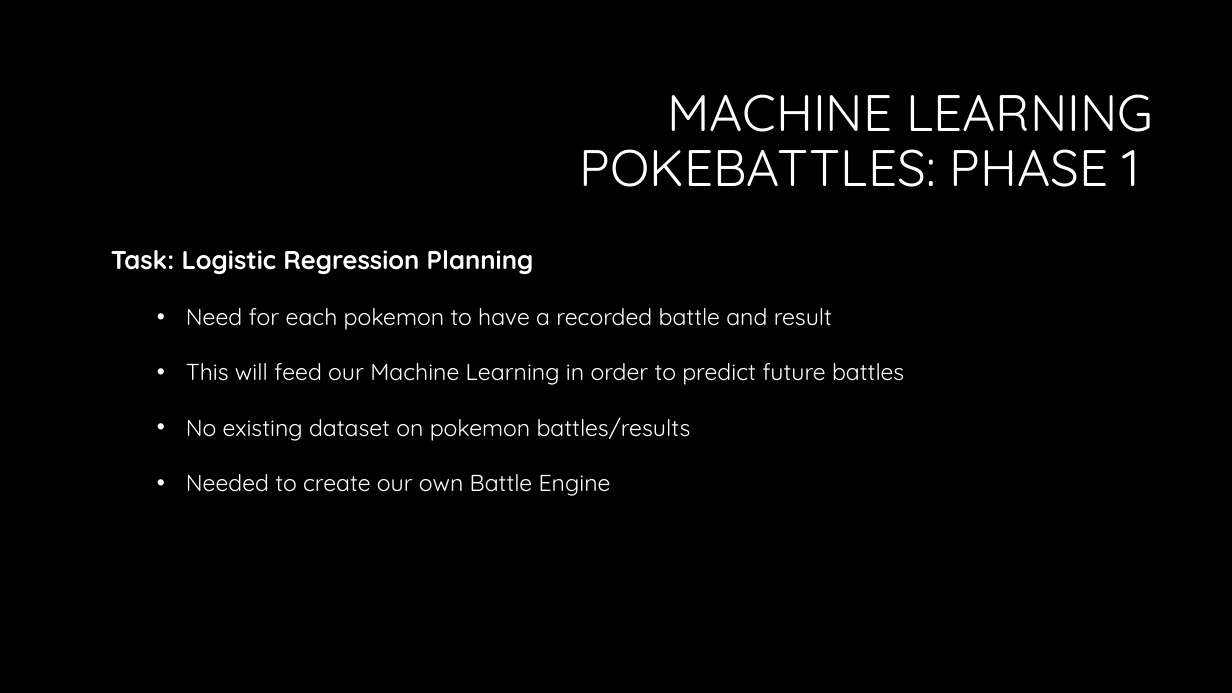
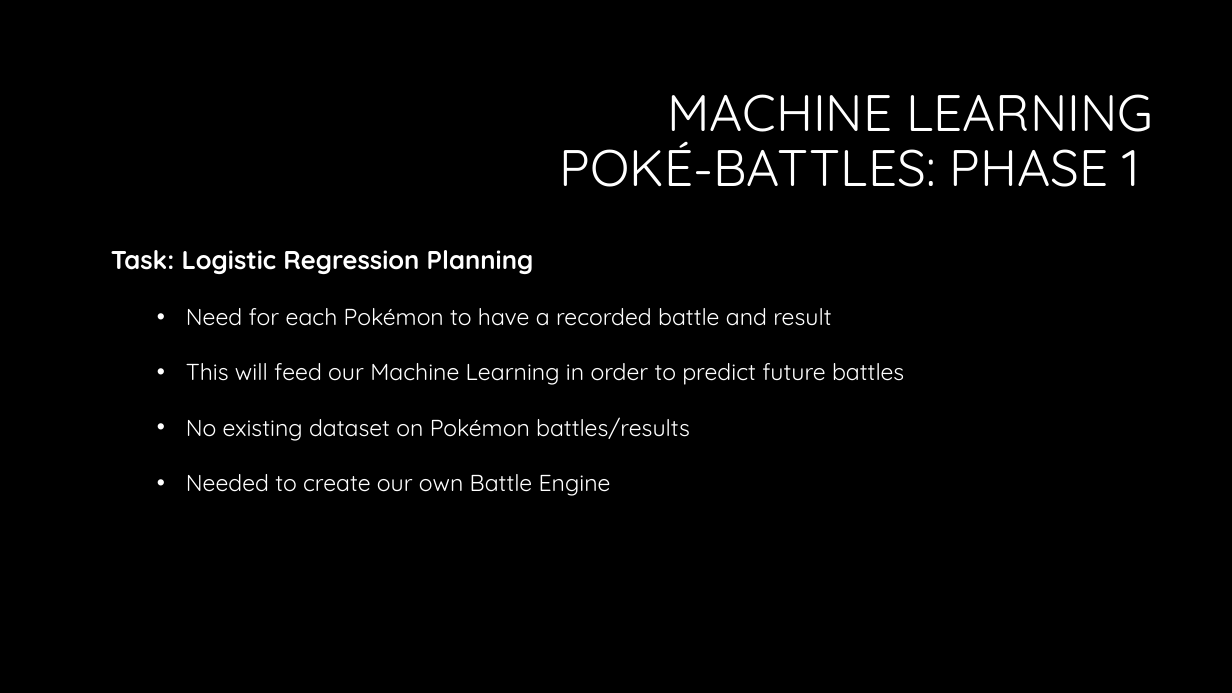
Before and after one commit to Dbuescher8/Final-Project, a slide deck: slide 7 of Final Presentation.pptx. Drawn at 1232x693 pixels with LibreOffice and Linux fonts; fonts in the diff are those of the drawing; background and template pictures are left out. Boxes give left, top, right and bottom in pixels: in the first picture for what was removed or moved away, otherwise in the second. Text is boxed around its words. In the diff, an @@ line names an element or a change of style, - is before the commit and + after.

```diff
--- a/Final Presentation.pptx
+++ b/Final Presentation.pptx
@@ title at bbox=[560, 94, 1153, 187]: text changed @@
-MACHINE LEARNING
-POKEBATTLES: PHASE 1
+MACHINE LEARNING
+POKÉ-BATTLES: PHASE 1
@@ text at bbox=[186, 308, 831, 326]: text changed @@
-    • Need for each pokemon to have a recorded battle and result
+    • Need for each Pokémon to have a recorded battle and result
@@ text at bbox=[186, 417, 690, 441]: text changed @@
-    • No existing dataset on pokemon battles/results
+    • No existing dataset on Pokémon battles/results
```
Also in this commit, not shown: 6 other slides changed, 1 slide removed.
